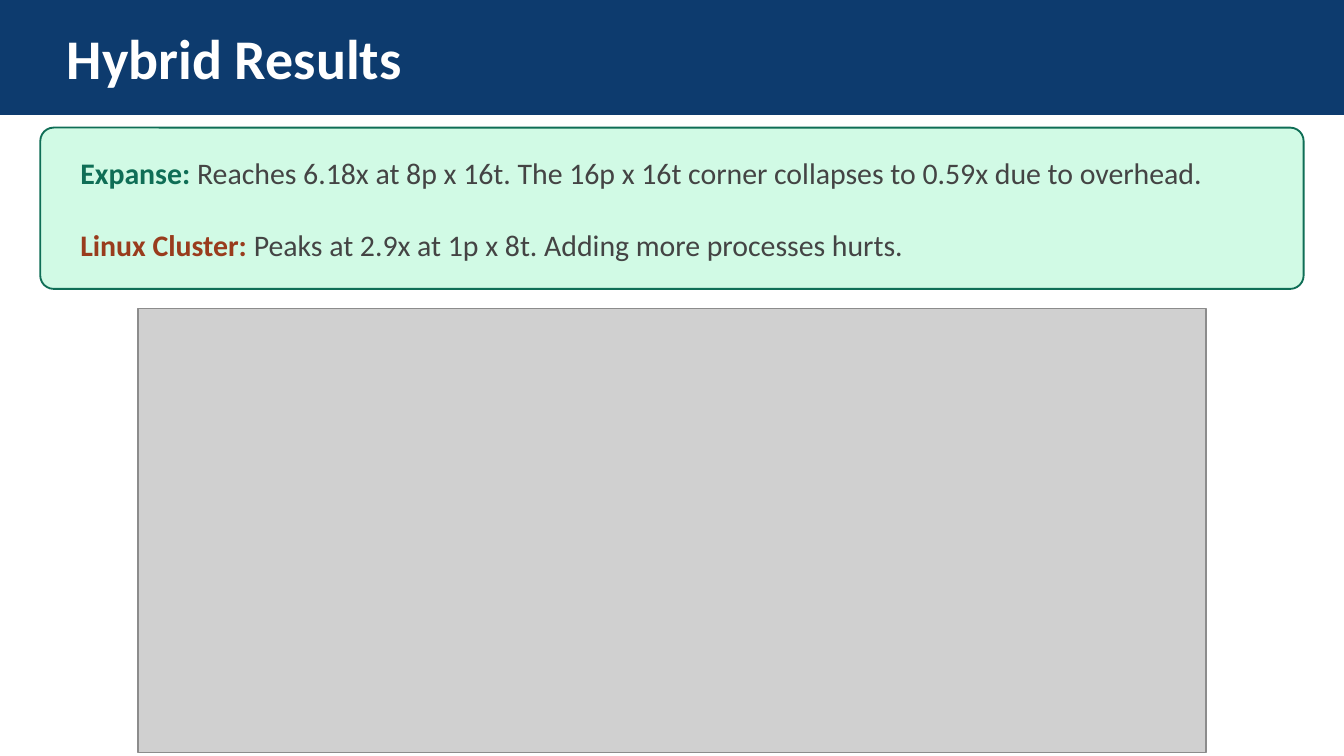
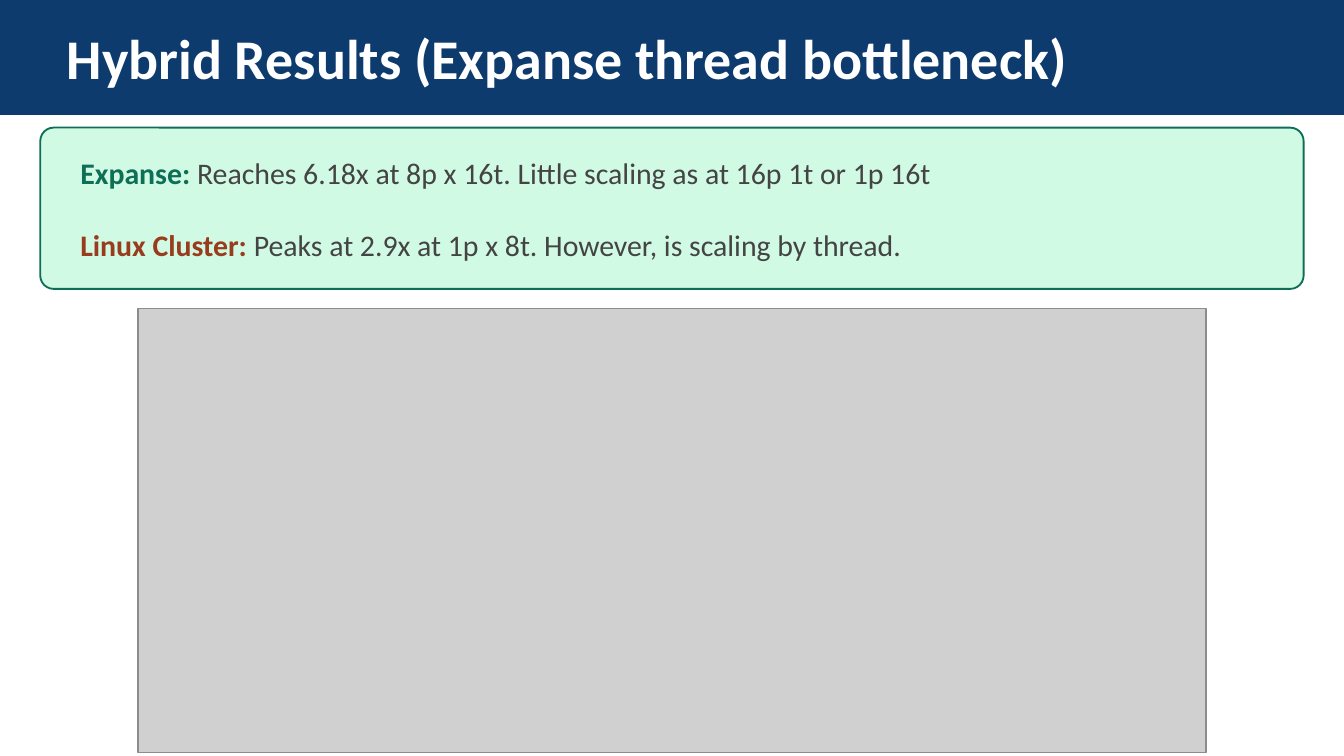
Before and after one commit to jhffmn82/IT388_parallel_processing_bayesian_classifier, a slide deck: slide 12 of IT388_ParallelNaiveBayes_Final.pptx. Drawn at 1344x756 pixels with LibreOffice and Linux fonts; fonts in the diff are those of the drawing; grey boxes stand for pictures. Boxes give left, top, right and bottom in pixels: in the first picture for what was removed or moved away, otherwise in the second. Text is boxed around its words. In the diff, an @@ line names an element or a change of style, - is before the commit and + after.

```diff
--- a/IT388_ParallelNaiveBayes_Final.pptx
+++ b/IT388_ParallelNaiveBayes_Final.pptx
@@ text at [67,37,1066,88]: text changed @@
-Hybrid Results
+Hybrid Results (Expanse thread bottleneck)
@@ text at [80,163,930,261]: text changed @@
-Expanse: Reaches 6.18x at 8p x 16t. The 16p x 16t corner collapses to 0.59x due to overhead.
-Linux Cluster: Peaks at 2.9x at 1p x 8t. Adding more processes hurts.
+Expanse: Reaches 6.18x at 8p x 16t. Little scaling as at 16p 1t or 1p 16t
+Linux Cluster: Peaks at 2.9x at 1p x 8t. However, is scaling by thread.
```
Also in this commit, not shown: 7 other slides changed, 4 other files.
